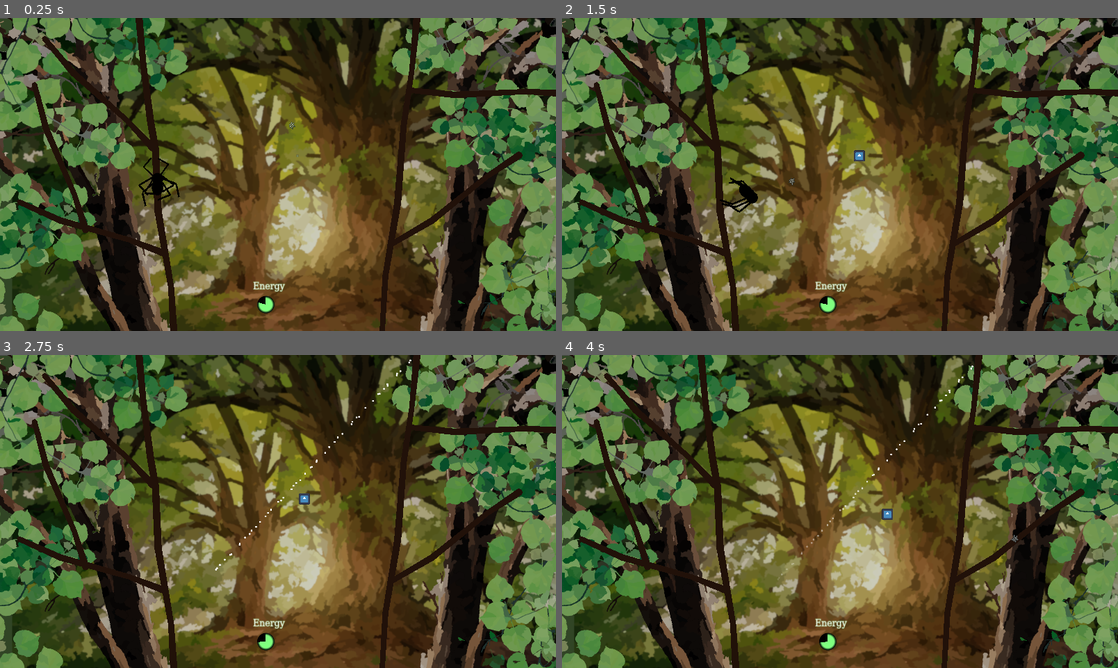
Above: before the commit, frames 1-4 (two rows, left to right).
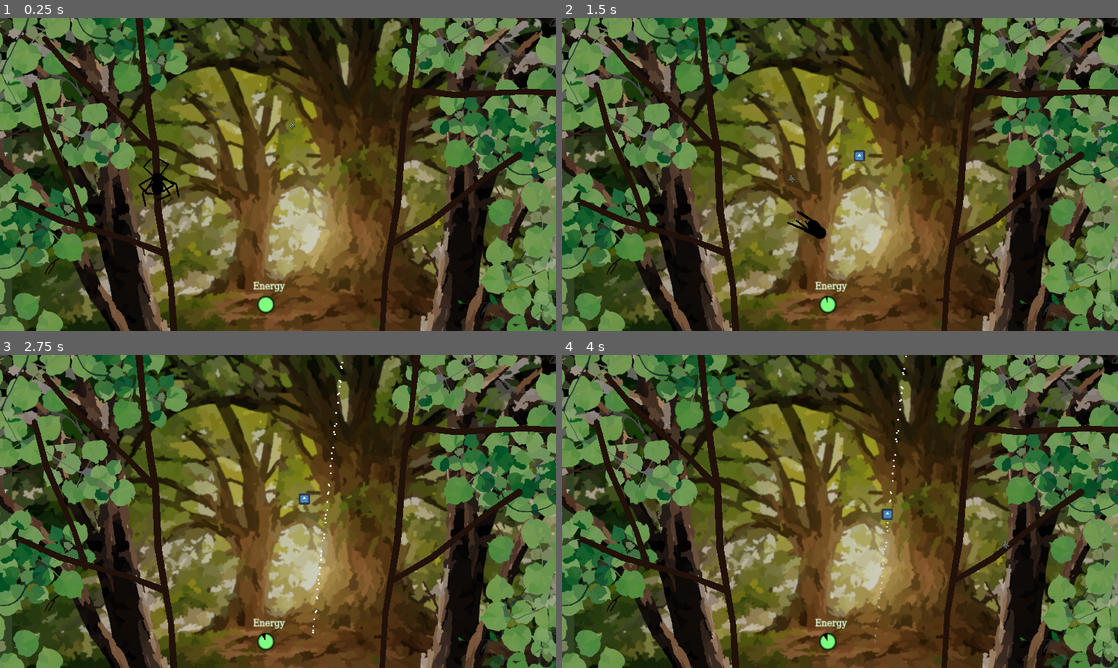
Above: after the commit, the same moments.

Repository: InRe-Dan/ld56
Game: Godot game, scene res://world/world.tscn
Same seed, same stepped clock (60 frames per second), same inputs: the game is played once before the commit and once after it. The engine's default icon, where the game draws it, is replaced by a stand-in: a white triangle on a blue panel in a dark square.
Inputs (mouse positions are in pixels of both pictures, inside the frame that each line leads up to):
- Up to frame 1 (0.25 s): no input
- Up to frame 2 (1.5 s): tap Enter at 0.5 s; move the mouse to (962, 158) at 0.52 s; hold D (move_right) 0.53-1.28 s; hold Space (jump, bound only after the commit) 0.53-1.28 s; move the mouse to (728, 190) at 1.27 s; hold S (move_down) from 1.28 s (still down); right-click (728, 190) at 1.35 s
- Up to frame 3 (2.75 s): tap Space (jump, bound only after the commit) at 1.52, 1.55, 1.82, 2.3 s; move the mouse to (333, 442) at 2.02 s; release S (move_down) at 2.03 s; press the mouse at (333, 442) at 2.03 s; hold D (move_right) from 2.03 s (still down)
- Up to frame 4 (4 s): move the mouse to (812, 574) at 2.77 s; release D (move_right) at 2.78 s; release the mouse at (812, 574) at 2.78 s; hold W (move_up) 2.78-3.53 s; tap Space (jump, bound only after the commit) at 2.85, 3.02, 3.32, 3.77, 3.8 s; move the mouse to (1006, 558) at 3.52 s; hold A (move_left) from 3.53 s (still down); hold Right mouse button (destroy_web) from 3.53 s (still down)

The runs differ from the first frame. In frame 1, less than 0.1% of the frame differs, in the area x 25-48%, y 44-92%; in frame 2, 0.5%, in the area x 28-48%, y 50-92%; in frame 3, 0.2%; in frame 4, 0.2%.

Commit message:
Fixed legs, added jumping

Diff:
--- a/menus/game_ui.tscn
+++ b/menus/game_ui.tscn
@@ -1,6 +1,5 @@
-[gd_scene load_steps=12 format=3 uid="uid://523036m0xuf1"]
+[gd_scene load_steps=11 format=3 uid="uid://523036m0xuf1"]
 
-[ext_resource type="Theme" uid="uid://cutyu3701iivq" path="res://resources/theme/purple.tres" id="1_eq5wu"]
 [ext_resource type="Script" path="res://menus/game_ui.gd" id="1_i8rq3"]
 [ext_resource type="Texture2D" uid="uid://dfgg6xhjeixi2" path="res://assets/placeholder_cobweb.png" id="3_eqy71"]
 
@@ -65,7 +64,6 @@
 grow_horizontal = 2
 grow_vertical = 2
 mouse_filter = 1
-theme = ExtResource("1_eq5wu")
 script = ExtResource("1_i8rq3")
 
 [node name="TextureProgressBar" type="TextureProgressBar" parent="."]
--- a/project.godot
+++ b/project.godot
@@ -84,6 +84,11 @@
 "events": [Object(InputEventMouseButton,"resource_local_to_scene":false,"resource_name":"","device":-1,"window_id":0,"a …(257 unchanged characters)…
 ]
 }
+jump={
+"deadzone": 0.5,
+"events": [Object(InputEventKey,"resource_local_to_scene":false,"resource_name":"","device":-1,"window_id":0,"alt_pressed":false,"shift_pressed":false,"ctrl_pressed":false,"meta_pressed":false,"pressed":false,"keycode":0,"physical_keycode":32,"key_label":0,"unicode":32,"location":0,"echo":false,"script":null)
+]
+}
 
 [layer_names]
 
--- a/leg.tscn
+++ b/spider/leg.tscn
@@ -18,6 +18,6 @@
 
 [node name="CollisionShape2D" type="CollisionShape2D" parent="Area2D"]
 shape = SubResource("CapsuleShape2D_m4wpf")
-debug_color = Color(0, 0.6, 0.701961, 0.0196078)
+debug_color = Color(0, 0.6, 0.701961, 0.117647)
 
 [node name="Preferred" type="Marker2D" parent="."]
--- a/spider/spider.gd
+++ b/spider/spider.gd
@@ -5,7 +5,8 @@
 @export var energy_cap = 100
 @export var enery_drain_per_second = 0.5
 @export var web_cost = 3
-@onready var energy = energy_cap * 0.8:
+@export var jump_cost = 3
+@onready var energy = energy_cap:
 	set(x):
 		energy = clamp(x, 0, energy_cap)
 		if energy == 0:
@@ -83,6 +84,19 @@
 func _unhandled_input(event: InputEvent) -> void:
 	if event.is_action_pressed("fire_web"): shoot_web_bullet() # shoot_web()
 	elif event.is_action_pressed("destroy_web"): destroy_webs()
+	elif event.is_action_pressed("jump"): jump()
+
+
+func jump() -> void:
+	if get_groundedness() == 0:
+		return
+	if energy < jump_cost:
+		return
+	var input_vector = Vector2(Input.get_axis("move_left", "move_right"), Input.get_axis("move_up", "move_down")).normalized()
+	if input_vector == Vector2.ZERO:
+		return
+	energy -= jump_cost
+	linear_velocity = 500 * input_vector
 
 
 ## Updates the cast length of the spider
--- a/spider/spider.tscn
+++ b/spider/spider.tscn
@@ -1,7 +1,7 @@
 [gd_scene load_steps=24 format=3 uid="uid://d3ud2rqlsvy6p"]
 
 [ext_resource type="Script" path="res://spider/spider.gd" id="1_gma0t"]
-[ext_resource type="PackedScene" uid="uid://cq076erj3xhfp" path="res://leg.tscn" id="2_7yvgd"]
+[ext_resource type="PackedScene" uid="uid://cq076erj3xhfp" path="res://spider/leg.tscn" id="2_7yvgd"]
 
 [sub_resource type="CircleShape2D" id="CircleShape2D_1mhc7"]
 radius = 16.0
@@ -317,7 +317,7 @@
 
 [node name="R1" type="Bone2D" parent="Legs/Skeleton2D"]
 position = Vector2(13, -30)
-rotation = -1.34227
+rotation = -0.691234
 scale = Vector2(2.5, 2.5)
 rest = Transform2D(1, 0, 0, 1, 0, 0)
 metadata/_local_pose_override_enabled_ = true
@@ -331,14 +331,14 @@
 
 [node name="Bone2D2" type="Bone2D" parent="Legs/Skeleton2D/R1"]
 position = Vector2(17, 1)
-rotation = 0.394411
+rotation = 0.394413
 scale = Vector2(0.999996, 0.999996)
 rest = Transform2D(1, 0, 0, 1, 17, 1)
 metadata/_local_pose_override_enabled_ = true
 
 [node name="Line2D" type="Line2D" parent="Legs/Skeleton2D/R1/Bone2D2"]
 position = Vector2(-6.54321, 6.80228)
-points = PackedVector2Array(6.5686, -6.71891, 21.1088, -0.391999)
+points = PackedVector2Array(6.5686, -6.71891, 20.8442, -0.685163)
 width = 2.0
 default_color = Color(0, 0, 0, 1)
 begin_cap_mode = 2
@@ -365,7 +365,7 @@
 
 [node name="Line2D" type="Line2D" parent="Legs/Skeleton2D/R2/Bone2D2"]
 position = Vector2(-6.54321, 6.80228)
-points = PackedVector2Array(6.50004, -6.25544, 12.1998, 7.86202)
+points = PackedVector2Array(6.50004, -6.25544, 12.2753, 8.00909)
 width = 2.0
 default_color = Color(0, 0, 0, 1)
 
@@ -384,14 +384,14 @@
 
 [node name="Bone2D2" type="Bone2D" parent="Legs/Skeleton2D/R3"]
 position = Vector2(17, 1)
-rotation = 0.0587547
+rotation = 0.058759
 scale = Vector2(0.999999, 0.999999)
 rest = Transform2D(1, 0, 0, 1, 17, 1)
 metadata/_local_pose_override_enabled_ = true
 
 [node name="Line2D" type="Line2D" parent="Legs/Skeleton2D/R3/Bone2D2"]
 position = Vector2(-6.54321, 6.80228)
-points = PackedVector2Array(6.84407, -6.47482, 22.1915, -5.94079)
+points = PackedVector2Array(6.84407, -6.47482, 22.1916, -5.72323)
 width = 2.0
 default_color = Color(0, 0, 0, 1)
 
@@ -410,19 +410,18 @@
 
 [node name="Bone2D2" type="Bone2D" parent="Legs/Skeleton2D/R4"]
 position = Vector2(17, 1)
-scale = Vector2(1, 1)
 rest = Transform2D(1, 0, 0, 1, 17, 1)
 metadata/_local_pose_override_enabled_ = true
 
 [node name="Line2D" type="Line2D" parent="Legs/Skeleton2D/R4/Bone2D2"]
 position = Vector2(-6.54321, 6.80228)
-points = PackedVector2Array(6.28714, -6.76053, 22.2131, -6.75625)
+points = PackedVector2Array(6.28714, -6.76053, 23.0195, -7.13297)
 width = 2.0
 default_color = Color(0, 0, 0, 1)
 
 [node name="L1" type="Bone2D" parent="Legs/Skeleton2D"]
 position = Vector2(-16, -28)
-rotation = -2.35185
+rotation = -2.52753
 scale = Vector2(2.5, 2.5)
 rest = Transform2D(1, 0, 0, 1, 0, 0)
 metadata/_local_pose_override_enabled_ = true
@@ -442,7 +441,7 @@
 
 [node name="Line2D" type="Line2D" parent="Legs/Skeleton2D/L1/Bone2D2"]
 position = Vector2(-4.90957, -8.55546)
-points = PackedVector2Array(2.85775, -8.27914, 4.86101, 8.41524)
+points = PackedVector2Array(3.49494, -6.43739, 4.86101, 8.41524)
 width = 2.0
 default_color = Color(0, 0, 0, 1)
 
@@ -468,7 +467,7 @@
 
 [node name="Line2D" type="Line2D" parent="Legs/Skeleton2D/L2/Bone2D2"]
 position = Vector2(-3.86452, 6.48502)
-points = PackedVector2Array(4.35825, -6.30134, 2.82944, -21.8418)
+points = PackedVector2Array(4.35825, -6.30134, 2.38333, -21.8681)
 width = 2.0
 default_color = Color(0, 0, 0, 1)
 
@@ -494,7 +493,7 @@
 
 [node name="Line2D" type="Line2D" parent="Legs/Skeleton2D/L3/Bone2D2"]
 position = Vector2(-3.86452, 6.48502)
-points = PackedVector2Array(4.09887, -6.41423, 2.24446, -22.7291)
+points = PackedVector2Array(4.09887, -6.41423, 2.72718, -21.8598)
 width = 2.0
 default_color = Color(0, 0, 0, 1)
 
@@ -520,7 +519,7 @@
 
 [node name="Line2D" type="Line2D" parent="Legs/Skeleton2D/L4/Bone2D2"]
 position = Vector2(-3.86452, 6.48502)
-points = PackedVector2Array(3.80493, -6.55391, 2.3057, -22.083)
+points = PackedVector2Array(3.80493, -6.55391, 2.25205, -22.3137)
 width = 2.0
 default_color = Color(0, 0, 0, 1)
 
Not shown: 1 places in spider/leg.tscn that only renumber resources
